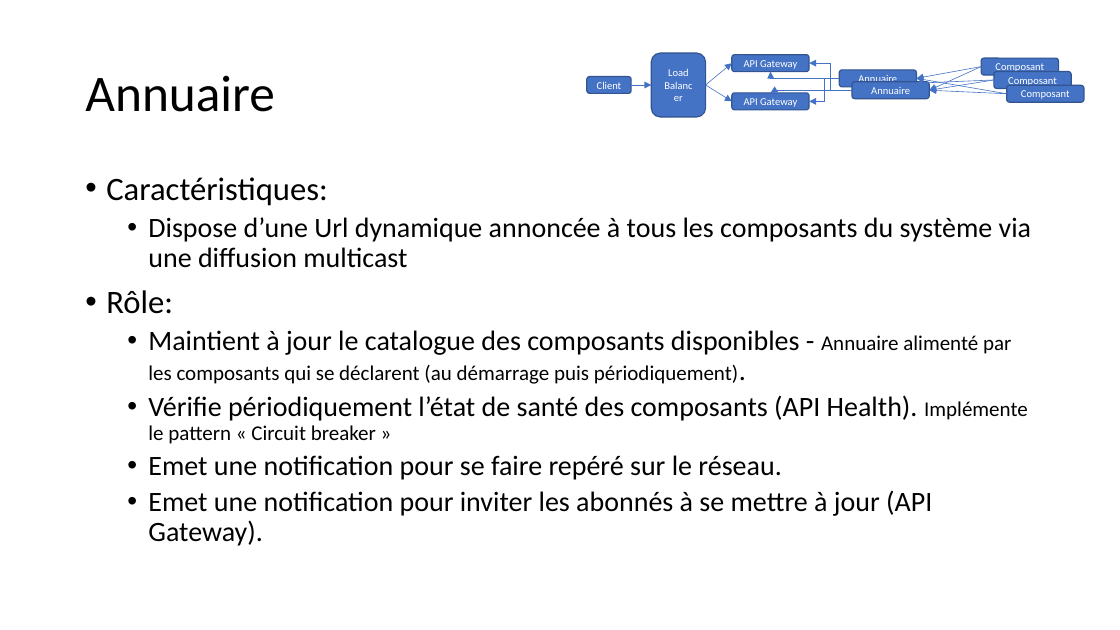
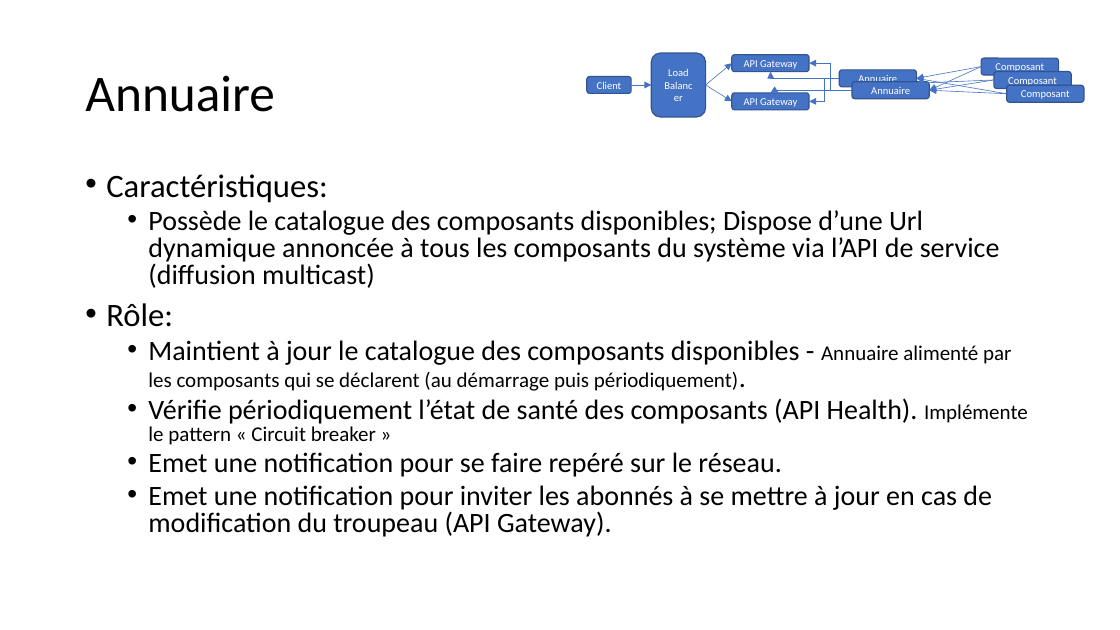
Before and after one commit to apulcino/MSAFO, a slide deck: slide 9 of maquette.pptx. Drawn at 1120x630 pixels with LibreOffice and Linux fonts; fonts in the diff are those of the drawing. Boxes give left, top, right and bottom in pixels: in the first picture for what was removed or moved away, otherwise in the second. Text is boxed around its words. In the diff, an @@ line names an element or a change of style, - is before the commit and + after.

```diff
--- a/maquette.pptx
+++ b/maquette.pptx
@@ text at (x1=106, y1=174, x2=1028, y2=477): line spacing 0.9 to 0.8 @@
@@ text at (x1=148, y1=210, x2=1000, y2=288): text changed @@
-  • Dispose d’une Url dynamique annoncée à tous les composants du système via une diffusion multicast
+  • Possède le catalogue des composants disponibles; Dispose d’une Url dynamique annoncée à tous les composants du système via l’API de service (diffusion multicast)
@@ text at (x1=148, y1=485, x2=992, y2=537): text changed @@
-  • Emet une notification pour inviter les abonnés à se mettre à jour (API Gateway).
+  • Emet une notification pour inviter les abonnés à se mettre à jour en cas de modification du troupeau (API Gateway).
```
Also in this commit, not shown: 11 other slides changed.
